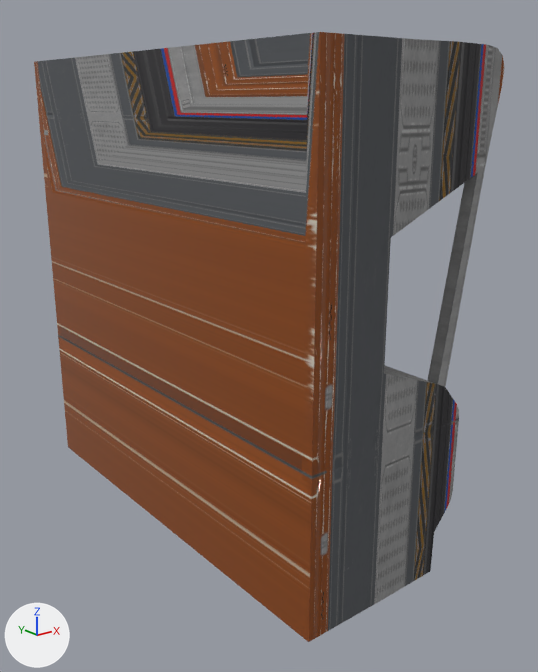
Renders of the FBX model ProjectArachne/Models/Hallway/wall_300.FBX from each side of a commit.
The view is the same before and after, from a camera (50 mm lens) standing at (-3.21, -5.44, 2.72) and looking at (-0.22, -1.71, 1.22). The axes (+X, +Y, +Z) are drawn at lower left. The lights are the same throughout. Where no turn or scale is listed for an object, it has been applied to the vertices.
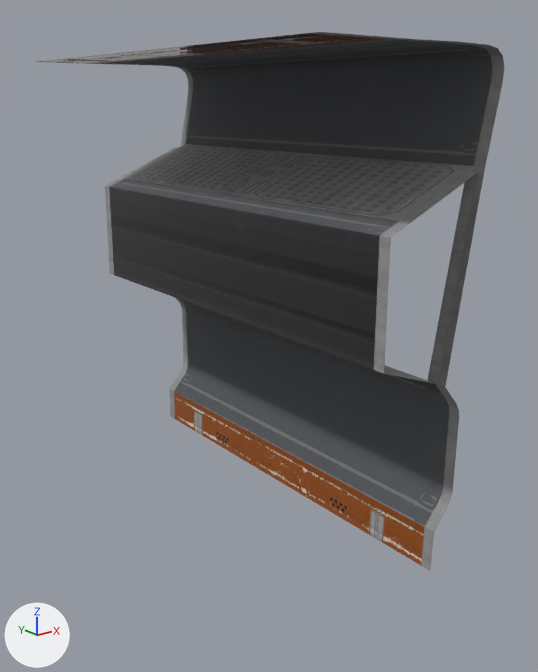
What differs and where, as boxes (x1, y1, x2, y2) in the pictures (538 x 672 px):
'Object019', reshaped (12% shorter)
    before: (34, 32, 504, 642)
    after: (36, 32, 504, 571)
part 1 of me_mesh, deleted
    before: (34, 32, 504, 642)

The change, as a diff of the scene's bpy script:
```diff
--- a/ProjectArachne/Models/Hallway/wall_300.FBX.py
+++ b/ProjectArachne/Models/Hallway/wall_300.FBX.py
@@ me_mesh @@
 # used by ob_object019; location = (0.0, 0.0, 0.0)
-me_mesh.from_pydata(...)  # 156 vertices, 154 faces; spans x -0.99..0.3, y -3.0..0.0, z -0.01..3.0
+me_mesh.from_pydata(...)  # 88 vertices, 65 faces; spans x -0.99..0.3, y -3.0..0.0, z 0.0..3.0
+# me_mesh part 1
+# 68 vertices are removed from x -0.99..0.01, y -3.0..0.0, z -0.01..2.07
+# 89 faces are deleted
 me_mesh.materials.append(mat_material__27)
```
